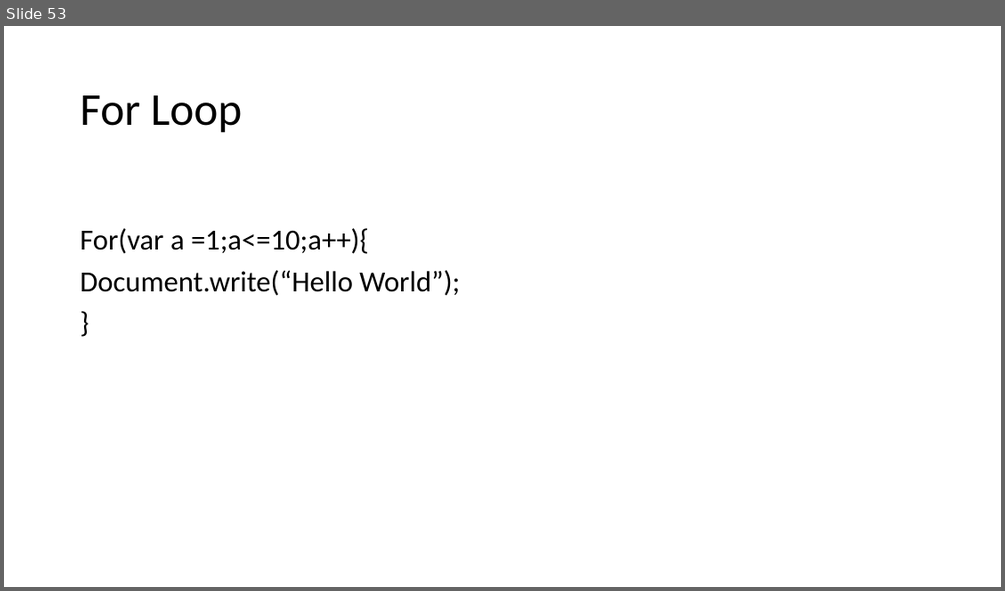
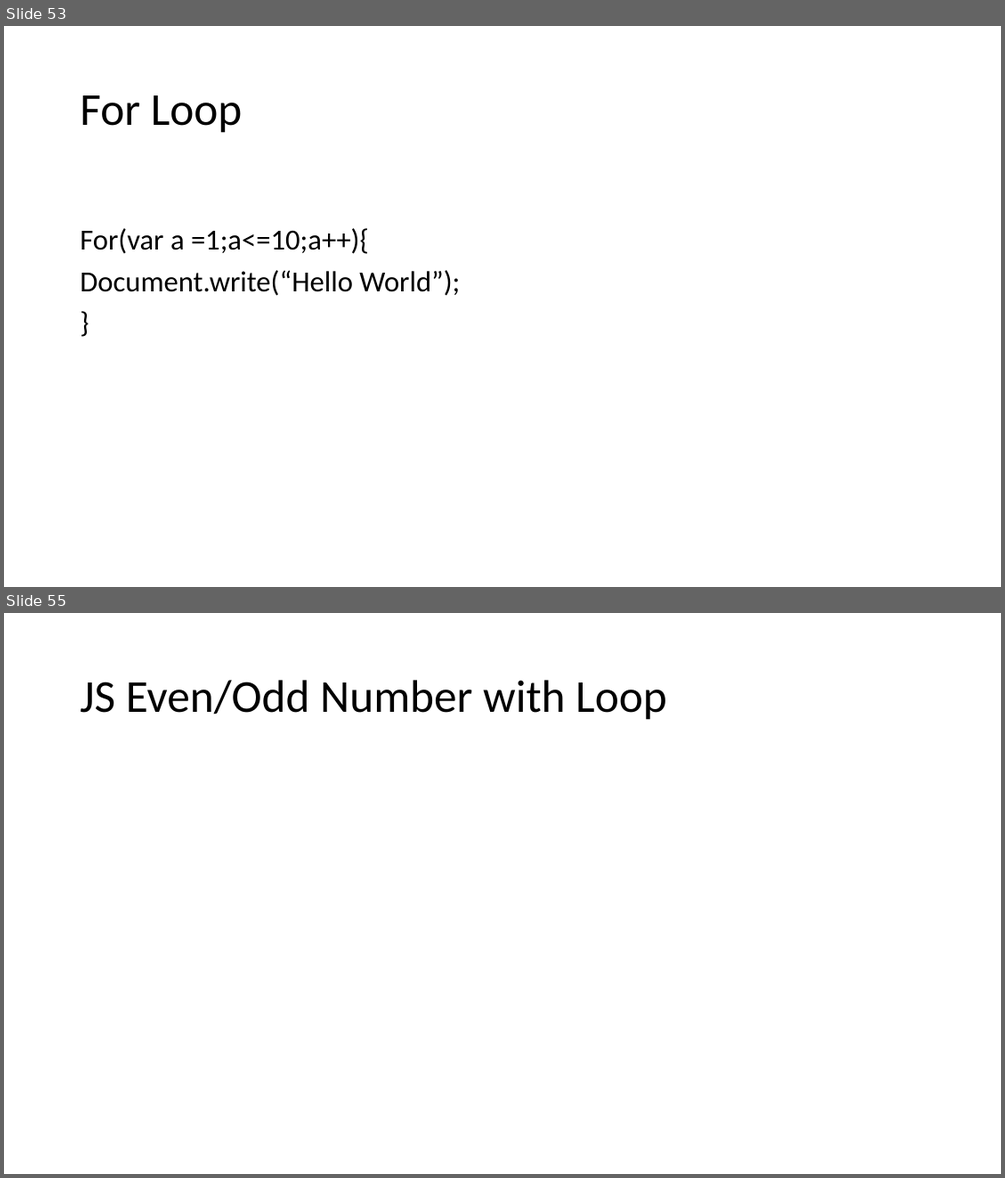
Before and after one commit to PiyushChaturvedii/Batch04, a slide deck: JavaScript.pptx. Shown one above the other, each under a label of ours: slide 53 before the commit, slides 53 and 55 after it; the slides between them are not shown. The pictures are 1005x591 and 1005x1178 pixels, drawn with LibreOffice and Linux fonts; fonts in the diff are those of the drawing. Boxes give left, top, right and bottom in pixels: in the first picture for what was removed or moved away, otherwise in the second. Text is boxed around its words. In the diff, an @@ line names an element or a change of style, - is before the commit and + after.

```diff
--- a/JavaScript.pptx
+++ b/JavaScript.pptx
@@ slide 55 added at [4,613,1001,1174], background #FFFFFF @@
@@ title added at [80,680,667,720], 44 pt, text #000000 @@
+JS Even/Odd Number with Loop
```
Also in this commit, not shown: 11 other slides added, 7 other files.
